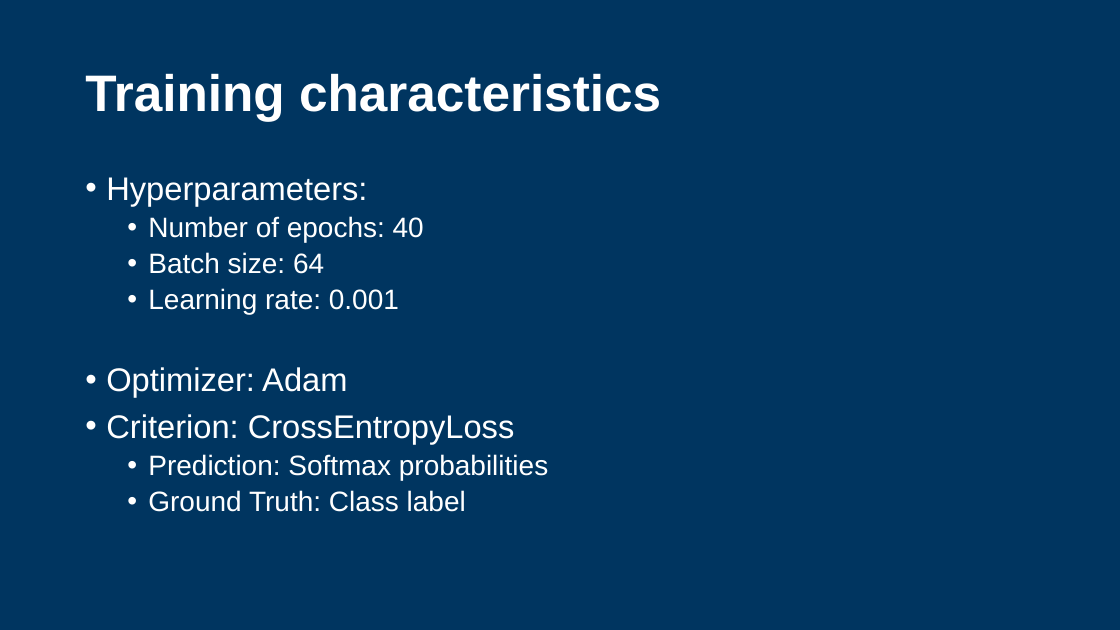
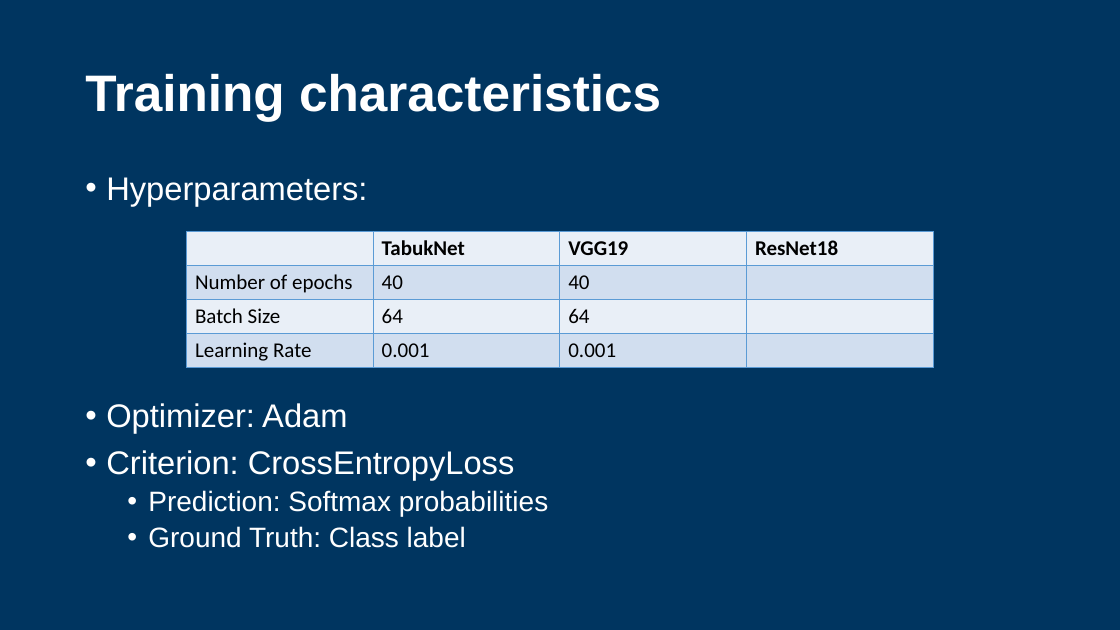
Before and after one commit to fernand0labra/ltu-M7016H, a slide deck: slide 25 of docs/presentation.pptx (slide 24 before the commit). Drawn at 1120x630 pixels with LibreOffice and Linux fonts; fonts in the diff are those of the drawing; background and template pictures are left out. Boxes give left, top, right and bottom in pixels: in the first picture for what was removed or moved away, otherwise in the second. Text is boxed around its words. In the diff, an @@ line names an element or a change of style, - is before the commit and + after.

```diff
--- a/docs/presentation.pptx
+++ b/docs/presentation.pptx
@@ text at box(148, 216, 424, 314): paragraphs removed @@
-  • Number of epochs: 40
-  • Batch size: 64
-  • Learning rate: 0.001
@@ table added at box(187, 231, 933, 367), 4 rows, 4 columns @@
+ | TabukNet | VGG19 | ResNet18
+Number of epochs | 40 | 40 | 
+Batch Size | 64 | 64 | 
+Learning Rate | 0.001 | 0.001 | 
```
Also in this commit, not shown: 19 other slides changed, 3 slides added.
